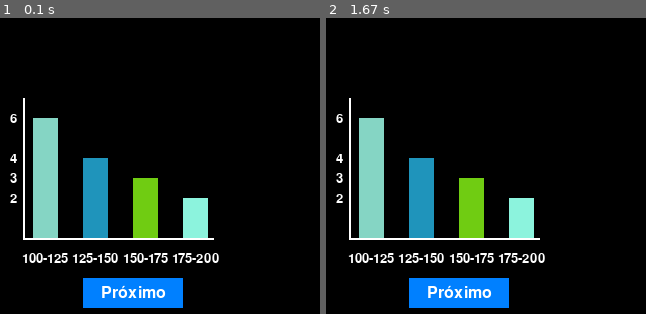
Above: before the commit, frames 1-2 (left to right).
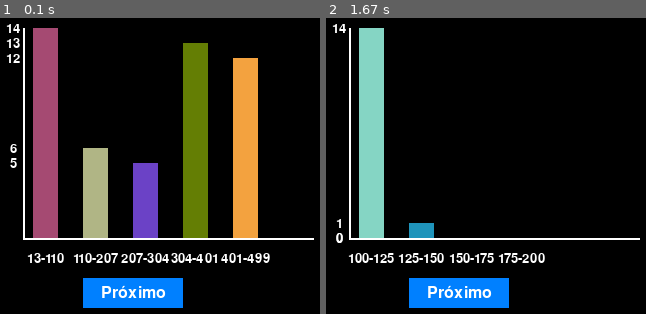
Above: after the commit, the same moments.

Repository: AndreLuiz2512798/INF1034-2WB-2026-2
Game: pygame game, started from Atividade 10/main10.py
Same seed, same stepped clock (60 frames per second), same inputs: the game is played once before the commit and once after it.
Inputs:
- Up to frame 1 (0.1 s): no input
- Up to frame 2 (1.67 s): click "Próximo" at 0.38 s

The runs differ from the first frame. In frame 1, 22% of the frame differs, in the area x 2-99%, y 2-83%; in frame 2, 7.4%.

Commit message:
Enviando a atividade 10

Diff:
--- a/Atividade 10/main10.py
+++ b/Atividade 10/main10.py
@@ -1,6 +1,8 @@
 import pygame, sys
 from pygame.locals import QUIT, MOUSEBUTTONDOWN
 from random import randint
+import tkinter as tk
+from tkinter import simpledialog
 
 lista1 = []
 num_cat1 = 5
@@ -8,88 +10,87 @@
 for i in range(50):
     num = randint(0, 500)
     lista1.append(num)
-num_min = min(lista1)
-num_max = max(lista1)
-tam_cat = (num_max - num_min) / num_cat1
-lista_total1 = [0] * num_cat1
-
 lista2 = [
     100, 120, 130, 120, 150, 100, 160, 200, 190, 110, 115, 125, 135, 170, 130
 ]
 num_cat2 = 4
-num_min = min(lista2)
-num_max = max(lista2)
-tam_cat = (num_max - num_min) / num_cat2
-lista_total2 = [0] * num_cat2
+num_cat3 = 6
+resultado3 = []
+limites3 = []
+lista_cor_3 = []
 
-limites = []
-def contabiliza_totais(nums, lista_total, num_cat):
-    limites.clear()  # Limpa os limites antes de recalcular
-    # Para cada número na minha lista
-    for i in range(len(nums)):
-        if nums[i] == num_max:
+def contabiliza_totais(nums, num_cat):
+    num_min = min(nums)
+    num_max = max(nums)
+    tam_cat = (num_max - num_min) / num_cat
+    limites = [
+        (num_min + i_cat * tam_cat, num_min + (i_cat + 1) * tam_cat)
+        for i_cat in range(num_cat)
+    ]
+    lista_total = [0] * num_cat
+
+    for num in nums:
+        if num == num_max:
             lista_total[-1] += 1
             continue
 
-        # Para cada faixa/categoria
-        for i_cat in range(num_cat):
-            # Obtém os limites inferior e superior
-            lim_inf = num_min + i_cat * tam_cat
-            lim_sup = lim_inf + tam_cat
-
-
-            if len(limites) < num_cat:
-                limites.append((lim_inf, lim_sup))
-            elif limites[i_cat] != (lim_inf, lim_sup): #Verifica se o valor está correto
-                limites[i_cat] = (lim_inf, lim_sup)
-
-            # Checa em qual faixa/categoria o número está com base nesses limites
-            if lim_inf <= nums[i] < lim_sup:
+        for i_cat, (lim_inf, lim_sup) in enumerate(limites):
+            if lim_inf <= num < lim_sup:
                 lista_total[i_cat] += 1
                 break
-    return lista_total
+    return lista_total, limites
 
+#Escolhe uma cor aleatória
 def randomColor():
   return (randint(0, 255), randint(0, 255), randint(0, 255))
 
-resultado1 = contabiliza_totais(lista1, lista_total1, num_cat1)
+resultado1, limites1 = contabiliza_totais(lista1, num_cat1)
 lista_cor_1 = [randomColor(), randomColor(), randomColor(), randomColor(), randomColor()]
 
-resultado2 = contabiliza_totais(lista2, lista_total2, num_cat2)
+
+resultado2, limites2 = contabiliza_totais(lista2, num_cat2)
+
+resultado2 = []
+restante = len(lista2)
+#Gera números aleatórias por faixa
+for i in range(num_cat2):
+    quantidade = randint(0, restante)
+    resultado2.append(quantidade)
+    restante -= quantidade
+
 lista_cor_2 = [randomColor(), randomColor(), randomColor(), randomColor()]
 
-
-def draw(screen, lista):
+def draw(screen, lista, lista_cor, limites):
     screen_h = screen.get_height()
     font = pygame.font.Font(None, 20)
     for i in range(len(lista)):
         x = 100 + i * 50
-        h = 20 * lista[i]
-        pygame.draw.rect(screen, lista_cor_2[i], (x, screen_h - h - 80, 25, h))
+        h = 15 * lista[i]
+        pygame.draw.rect(screen, lista_cor[i], (x, screen_h - h - 80, 25, h))
 
         # Desenhando os numeros nos eixos
-        text_surface = font.render(str(lista[i]), True, (255, 255, 255))
-        text_rect = text_surface.get_rect(center=(80, screen_h - h - 80))
-        screen.blit(text_surface, text_rect)
+        texto_interface = font.render(str(lista[i]), True, (255, 255, 255))
+        text_rect = texto_interface.get_rect(center=(80, screen_h - h - 80))
+        screen.blit(texto_interface, text_rect)
 
         # Renderiza os limites abaixo do eixo x
         lim_inf, lim_sup = limites[i]
         lim_text = f"{int(lim_inf)}-{int(lim_sup)}"
-        lim_surface = font.render(lim_text, True, (255, 255, 255))
-        lim_rect = lim_surface.get_rect(center=(x + 12, screen_h - 60))
-        screen.blit(lim_surface, lim_rect)
+        lim_interface = font.render(lim_text, True, (255, 255, 255))
+        lim_rect = lim_interface.get_rect(center=(x + 12, screen_h - 60))
+        screen.blit(lim_interface, lim_rect)
 
     #Desenhando os eixos x e y
-    pygame.draw.line(screen, '#FFFFFF', (90, 80), (90, 220), 2)
-    pygame.draw.line(screen, '#FFFFFF', (90, 220), (280, 220), 2)
+    pygame.draw.line(screen, '#FFFFFF', (90, 10), (90, 220), 2)
+    pygame.draw.line(screen, '#FFFFFF', (90, 220), (380, 220), 2)
 
 # Função para desenhar o botão
 def draw_button(screen, x, y, width, height, text):
     pygame.draw.rect(screen, (0, 128, 255), (x, y, width, height))  # Desenha o botão
     font = pygame.font.Font(None, 24)
-    text_surface = font.render(text, True, (255, 255, 255))  # Texto do botão
-    text_rect = text_surface.get_rect(center=(x + width // 2, y + height // 2))
-    screen.blit(text_surface, text_rect)
+    text_interface = font.render(text, True, (255, 255, 255))  # Texto do botão
+    text_rect = text_interface.get_rect(center=(x + width // 2, y + height // 2))
+    screen.blit(text_interface, text_rect)
 
 # Função para mudar o desenhos
 def proximoDesenho():
@@ -98,6 +99,8 @@
     print(f"Desenho atual: {desenho}")
 
 # Inicializa o Pygame
+janela = tk.Tk()
+janela.withdraw()
 pygame.init()
 screen = pygame.display.set_mode((400, 300))
 pygame.display.set_caption('Gráfico com Botão')
@@ -109,16 +112,38 @@
 # Loop principal
 while True:
     screen.fill((0, 0, 0))  # Limpa a tela
-    draw(screen, lista_total2)  # Desenha o gráfico
+    if desenho == 0:
+        draw(screen, resultado1, lista_cor_1, limites1)  # Desenha o gráfico
+    elif desenho == 1:
+        draw(screen, resultado2, lista_cor_2, limites2)
+    elif desenho == 2:
+        draw(screen, resultado3, lista_cor_3, limites3)
     draw_button(screen, button_x, button_y, button_width, button_height, "Próximo")  # Desenha o botão
 
     for event in pygame.event.get():
         if event.type == QUIT:
+            janela.destroy()
             pygame.quit()
             sys.exit()
         elif event.type == MOUSEBUTTONDOWN:
             # Verifica se o botão foi clicado
             if button_x <= event.pos[0] <= button_x + button_width and button_y <= event.pos[1] <= button_y + button_height:
                 proximoDesenho()
+                if desenho == 2:
+                    numeros = []
+                    for i in range(10):
+                        #Cria o input
+                        numero = simpledialog.askinteger(
+                            "Escolha do número",
+                            f"Digite o número {i + 1} para adicionar:",
+                            parent=janela,
+                        )
+                        numeros.append(numero)
+
+                    if len(numeros) == 10:
+                        resultado3, limites3 = contabiliza_totais(numeros, num_cat3)
+                        lista_cor_3 = [randomColor(), randomColor(), randomColor(), randomColor(), randomColor(), randomColor()]
+                    else:
+                        desenho = 1
 
     pygame.display.update()
